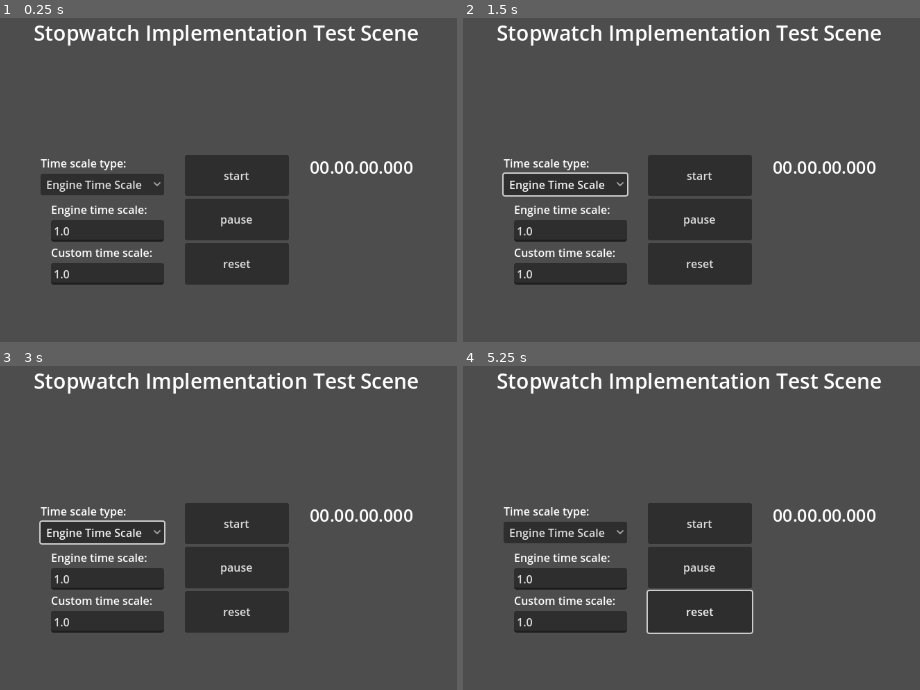
Above: before the commit, frames 1-4 (two rows, left to right).
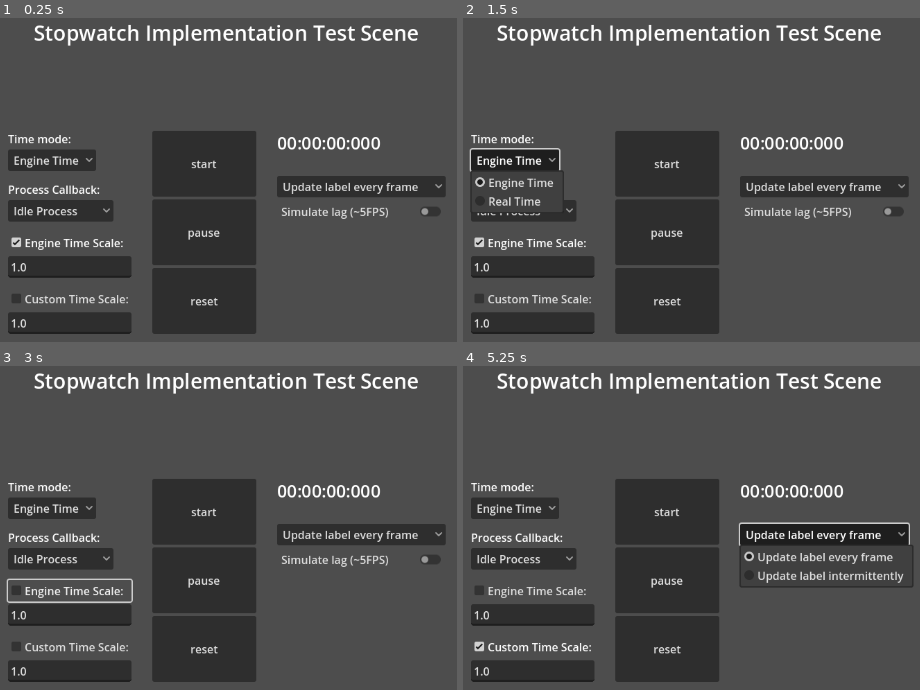
Above: after the commit, the same moments.

Repository: Tem1rnator/Godot-Stopwatch-GDScript-Implementation
Game: Godot game, scene res://src/test_scene.tscn
Two runs of this game, one before a commit and one after it. Both use one fixed random seed, a clock stepped at 60 frames per second and the inputs below.
Inputs (mouse positions are in pixels of both pictures, inside the frame that each line leads up to):
- Up to frame 1 (0.25 s): no input
- Up to frame 2 (1.5 s): click (563, 183) at 0.5 s, where only the run before the commit has a clickable "Engine Time Scale"; click (513, 160) at 1.25 s, where only the run after the commit has a clickable "Engine Time"
- Up to frame 3 (3 s): click (59, 557) at 2 s, where only the run after the commit has a clickable "Idle Process"; click (68, 589) at 2.75 s, where only the run after the commit has a clickable "Engine Time Scale:"
- Up to frame 4 (5.25 s): click "reset" at 3.5 s; click (531, 647) at 4.25 s, where only the run after the commit has a clickable "Custom Time Scale:"; click (824, 534) at 5 s, where only the run after the commit has a clickable "Update label every frame"

The runs differ from the first frame. In frame 1, 24% of the frame differs, in the area x 1-98%, y 34-98%; in frame 2, 24%; in frame 3, 25%; in frame 4, 25%, in the area x 1-99%, y 34-98%.

Commit message:
Update implementation and test_scene to adopt a hybrid approach
The implementation can now use both the delta-based approach and the timestamp-based approach.

Diff:
--- a/src/stopwatch.gd
+++ b/src/stopwatch.gd
@@ -1,14 +1,14 @@
 extends Node
 class_name Stopwatch
 ## This node allows the user to keep track of elapsed time and provides utility methods to format that time.
-## Stopwatch's time can be scaled by the Engine's time_scale, a custom time scale, or follow real-world time.
+## Stopwatch's time can be scaled by the Engine's time_scale and a custom time scale.
 
 
 ## If true, the stopwatch will start immediately when it enters the scene tree.
 @export var autostart := false
 
 ## If true, pauses the stopwatch after reset() is called.
-@export var pause_on_reset := true
+@export var pause_on_reset := false
 
 ## Determines whether the stopwatch is currently counting time.
 var paused := true:
@@ -16,32 +16,55 @@
 
 ## Total elapsed time in microseconds since the start of the stopwatch (excluding paused periods, scales with the current time scale mode).
 var elapsed_usec: float = 0:   # this variable is a float isntead of an int because of possible non-integer time scaling.
-	get = get_elapsed_usec
-
+	get = get_total_elapsed_microseconds
+
+
+## Defines the two methods used for tracking time. Both methods can still be scaled by Engine.time_scale and custom_time_scale
+enum TimeMode {
+	EngineDelta,       # Better for tracking in-game time.
+	# Delta-based approach: Tracks time by accumulating delta time every process physics frame or process frame, depending on the process_callback variable.
+	# May deviate from real-world time at very low FPS to match game slowdowns (see Node's _process() function documentation about physics spiral of death).
+
+	EngineTimestamp    # Better for tracking real-world time.
+	# Timestamp-based approach: Tracks time using a "timestamp", i.e. the value of Time.get_ticks_usec() at certain points in time.
+	# Will NOT deviate from real-world time, so it may be punishing during game slowdowns at very low FPS.
+}
+
+## The current time tracking mode
+@export var time_mode := TimeMode.EngineDelta:
+	set = set_time_mode
+
+
+## Utility variable for TimeMode.EngineTimestamp
 ## The timestamp (i.e. value returned by Time.get_ticks_usec()) that specifies the time this stopwatch was previously up to date with.
 ## This variable helps accumulate uncounted because the Stopwatch doesn't update the elapsed time every frame.
 var _latest_update_timestamp: int = Time.get_ticks_usec()
 
 
-#region Time scaling
-## Specifies how elapsed time should be scaled.
-enum TimeScaleMode {
-	EngineTimeScale,  # Scaled by Engine.time_scale
-	CustomTimeScale,  # Scaled by custom_time_scale
-	RealTimeScale     # Scaled by 1.0 (real-world time)
+## Defines two delta time accumulation methods when time_mode == EngineDelta
+enum StopwatchProcessCallback {
+	ProcessPhysics,  # Update the stopwatch every physics process frame (see Node.NOTIFICATION_INTERNAL_PHYSICS_PROCESS).
+	ProcessIdle      # Update the stopwatch every process (rendered) frame (see Node.NOTIFICATION_INTERNAL_PROCESS).
 }
 
+## Determines whether the delta time under TimeMode.EngineDelta will be accumulated during every physics process frame or process frame
+@export var process_callback := StopwatchProcessCallback.ProcessIdle:
+	set = set_process_callback
+
+
 @export_category('Time Scale')
-## Specifies which time scaling mode this stopwatch is currently using.
-@export var time_scale_mode := TimeScaleMode.EngineTimeScale
-
-## Multiplier applied to elapsed time when in CustomTimeScale mode.
+## If true, the stopwatch will scale with Engine.time_scale (can stack with custom_time_scale)
+@export var use_engine_time_scale := false
+
+## If true, the stopwatch will scale with custom_time_scale (can stack with Engine.time_scale)
+@export var use_custom_time_scale := false
+
+## Multiplier applied to elapsed time when use_custom_time_scale is true.
 @export var custom_time_scale: float = 1.0:
 	set = _set_custom_time_scale
 
 ## Cached value of Engine.time_scale. This is used to react to changes in Engine.time_scale
 var _saved_engine_time_scale: float = 1.0
-#endregion
 
 
 
@@ -52,12 +75,27 @@
 	if autostart:
 		start()
 
-
-## Check for changes to Engine.time_scale and call the _on_engine_time_scale_changed() method accordingly.
-## This is a workaround because Engine currently has no time_scale_changed signal.
+	set_process_callback(process_callback)   # enforcing current process callback
+
+
+#region process methods
 func _process(delta: float) -> void:
+	_processing(delta)
+
+
+func _physics_process(delta: float) -> void:
+	_processing(delta)
+
+
+func _processing(delta: float) -> void:
+	if time_mode == TimeMode.EngineDelta and not paused:
+		accumulate_elapsed_time_with_delta(delta)
+
+	# Check for changes to Engine.time_scale and call the _on_engine_time_scale_changed() method accordingly.
+	# This is a workaround because Engine currently has no time_scale_changed signal.
 	if Engine.time_scale != _saved_engine_time_scale:
 		_on_engine_time_scale_changed(Engine.time_scale)
+#endregion
 
 
 ## Starts the stopwatch or resumes it if it was paused.
@@ -79,9 +117,55 @@
 		paused = true
 
 
+#region Updating elapsed time
+## Updates elapsed_usec to accumulate all the uncounted time since _latest_update_timestamp.
+## Will not accumulate time if it was in a pause.
+## This method only has an effect if time_mode == TimeMode.EngineTimestamp
+func _update_elapsed_time() -> void:
+	if time_mode != TimeMode.EngineTimestamp:
+		return
+	if paused:  # not updating elapsed time since the timestamp if it's a pause timestamp
+		return
+	if Time.get_ticks_usec() == _latest_update_timestamp:
+		return
+
+	elapsed_usec += _get_elapsed_time_since_timestamp()
+
+
+## Returns the amount of time (in microseconds) since _latest_update_timestamp, adjusted by the current time scale mode.
+## Also refreshes _latest_update_timestamp to the current time.
+func _get_elapsed_time_since_timestamp() -> float:
+	var elapsed_time_since_timestamp_unscaled: int = Time.get_ticks_usec() - _latest_update_timestamp
+	_latest_update_timestamp = Time.get_ticks_usec()
+
+	var elapsed_time_since_timestamp: float = elapsed_time_since_timestamp_unscaled   # float because time_scaled can be a non-integer number
+
+	if not use_engine_time_scale:
+		elapsed_time_since_timestamp *= Engine.time_scale
+	if use_custom_time_scale:
+		elapsed_time_since_timestamp *= custom_time_scale
+
+	return elapsed_time_since_timestamp
+
+
+## Method that accumulates elapsed time using delta
+## Used only when time_mode == TimeMode.EngineDelta
+func accumulate_elapsed_time_with_delta(delta: float) -> void:
+	var scaled_delta := delta * 1_000_000  # converting to microseconds
+
+	if not use_engine_time_scale:
+		scaled_delta *= Engine.time_scale
+	if use_custom_time_scale:
+		scaled_delta *= custom_time_scale
+
+	elapsed_usec += scaled_delta
+#endregion
+
+
+#region Setters
 ## Setter for paused.
 func _set_paused(new_pause_state: bool) -> void:
-	if paused == new_pause_state:   # doing nothing when paused is set to the same state
+	if paused == new_pause_state:   # doing nothing when paused doesn't change
 		return
 
 	if new_pause_state:
@@ -94,33 +178,26 @@
 		paused = false
 
 
-#region Updating elapsed time
-## Updates elapsed_usec to accumulate all the uncounted time since _latest_update_timestamp.
-## Will not accumulate time if it was in a pause.
-func _update_elapsed_time() -> void:
-	if paused:   # not updating elapsed time since the timestamp if it's a pause timestamp
-		return
-
-	elapsed_usec += _get_elapsed_time_since_timestamp()
-
-
-## Returns the amount of time (in microseconds) since _latest_update_timestamp, adjusted by the current time scale mode.
-## Also refreshes _latest_update_timestamp to the current time.
-func _get_elapsed_time_since_timestamp() -> float:
-	var elapsed_time_since_timestamp_unscaled: int = Time.get_ticks_usec() - _latest_update_timestamp
-	_latest_update_timestamp = Time.get_ticks_usec()
-
-	var elapsed_time_since_timestamp: float   # float because time_scaled can be a non-integer number
-
-	match time_scale_mode:
-		TimeScaleMode.EngineTimeScale:
-			elapsed_time_since_timestamp = _saved_engine_time_scale * elapsed_time_since_timestamp_unscaled
-		TimeScaleMode.CustomTimeScale:
-			elapsed_time_since_timestamp = custom_time_scale * elapsed_time_since_timestamp_unscaled
-		TimeScaleMode.RealTimeScale:
-			elapsed_time_since_timestamp = 1 * elapsed_time_since_timestamp_unscaled
-
-	return elapsed_time_since_timestamp
+## Setter for time_mode
+func set_time_mode(new_mode: TimeMode) -> void:
+	if time_mode == TimeMode.EngineTimestamp and new_mode == TimeMode.EngineDelta:
+		_update_elapsed_time()
+	if time_mode == TimeMode.EngineDelta and new_mode == TimeMode.EngineTimestamp:
+		_latest_update_timestamp = Time.get_ticks_usec()
+
+	time_mode = new_mode
+
+
+## Setter for process_callback
+func set_process_callback(new_process_callback: StopwatchProcessCallback) -> void:
+	process_callback = new_process_callback
+
+	if process_callback == StopwatchProcessCallback.ProcessPhysics:
+		set_physics_process(true)
+		set_process(false)
+	elif process_callback == StopwatchProcessCallback.ProcessIdle:
+		set_physics_process(false)
+		set_process(true)
 #endregion
 
 
@@ -141,8 +218,9 @@
 #region Total time methods
 ## Returns the total elapsed time in microseconds.
 ## Also makes sure the elapsed_usec is up to date before returning. All other get_total_* methods below work the same way.
-func get_elapsed_usec() -> float:
-	if not paused and _latest_update_timestamp != Time.get_ticks_usec():   # only updating elapsed time if Stopwatch isn't paused and the timestamp isn't up to date
+func get_total_elapsed_microseconds() -> float:
+   # only updating elapsed time if Stopwatch isn't paused and the timestamp isn't up to date
+	if time_mode == TimeMode.EngineTimestamp and not paused and _latest_update_timestamp != Time.get_ticks_usec():
 		elapsed_usec += _get_elapsed_time_since_timestamp()
 
 	return elapsed_usec
@@ -201,7 +279,7 @@
 
 ## Returns a formatted elapsed time string in hh:mm:ss or hh:mm:ss:ms format.
 ## Optionally, a custom delimiter can be passed as a parameter (default is ':').
-func get_time_string(display_milliseconds := false, delimiter := ':') -> String:
+func get_time_string(display_milliseconds := true, delimiter := ':') -> String:
 	var time_dict_strings = get_time_dict_strings()
 
 	var result: String = time_dict_strings["hours_padded"] + delimiter
--- a/src/test_scene.gd
+++ b/src/test_scene.gd
@@ -5,8 +5,22 @@
 @export var time_label: Label
 
 
+var is_lag_on := false
+
+
+enum UpdateLabelMode {
+	EveryFrame,
+	Intermittently
+}
+var update_label_mode := UpdateLabelMode.EveryFrame
+
+
 func _process(delta: float) -> void:
-	time_label.text = stopwatch.get_time_string(true, '.')
+	if update_label_mode == UpdateLabelMode.EveryFrame:
+		time_label.text = stopwatch.get_time_string()
+
+	if is_lag_on:
+		OS.delay_msec(200)
 
 
 #region Buttons
@@ -22,8 +36,12 @@
 
 
 #region Time Scale
-func _on_time_scale_option_button_item_selected(index: int) -> void:
-	stopwatch.time_scale_mode = index as Stopwatch.TimeScaleMode
+func _on_engine_time_scale_check_box_toggled(toggled_on: bool) -> void:
+	stopwatch.use_engine_time_scale = toggled_on
+
+
+func _on_custom_time_scale_check_box_toggled(toggled_on: bool) -> void:
+	stopwatch.use_custom_time_scale = toggled_on
 
 
 func _on_engine_time_scale_line_edit_text_changed(new_text: String) -> void:
@@ -35,3 +53,25 @@
 	if new_text.is_valid_float():
 		stopwatch.custom_time_scale = new_text.to_float()
 #endregion
+
+
+func _on_time_mode_option_button_item_selected(index: int) -> void:
+	stopwatch.time_mode = index as Stopwatch.TimeMode
+
+
+func _on_process_callback_option_button_item_selected(index: int) -> void:
+	stopwatch.process_callback = index as Stopwatch.StopwatchProcessCallback
+
+
+func _on_simulate_lag_check_button_toggled(toggled_on: bool) -> void:
+	is_lag_on = toggled_on
+
+
+
+func _on_timer_timeout() -> void:
+	if update_label_mode == UpdateLabelMode.Intermittently:
+		time_label.text = stopwatch.get_time_string()
+
+
+func _on_option_button_item_selected(index: int) -> void:
+	update_label_mode = index as UpdateLabelMode
--- a/src/test_scene.tscn
+++ b/src/test_scene.tscn
@@ -19,6 +19,10 @@
 script = ExtResource("1_uhqqe")
 stopwatch = NodePath("Stopwatch")
 time_label = NodePath("ContentHBox/TextVBox/TimeLabel")
+
+[node name="Timer" type="Timer" parent="."]
+wait_time = 0.3
+autostart = true
 
 [node name="Stopwatch" parent="." instance=ExtResource("2_ia1lp")]
 
@@ -42,54 +46,72 @@
 anchor_top = 0.5
 anchor_right = 0.5
 anchor_bottom = 0.5
-offset_left = -102.0
-offset_top = -90.0
-offset_right = 102.0
-offset_bottom = 90.0
+offset_left = -256.0
+offset_top = -111.0
+offset_right = 256.0
+offset_bottom = 147.0
 grow_horizontal = 2
 grow_vertical = 2
 theme_override_constants/separation = 30
 
 [node name="VBoxContainer" type="VBoxContainer" parent="ContentHBox"]
 layout_mode = 2
+theme_override_constants/separation = 15
 
-[node name="Label3" type="Label" parent="ContentHBox/VBoxContainer"]
+[node name="TimeMode" type="VBoxContainer" parent="ContentHBox/VBoxContainer"]
 layout_mode = 2
-text = "Time scale type:"
 
-[node name="TimeScaleOptionButton" type="OptionButton" parent="ContentHBox/VBoxContainer"]
+[node name="TimeModeLabel" type="Label" parent="ContentHBox/VBoxContainer/TimeMode"]
+layout_mode = 2
+text = "Time mode:"
+
+[node name="TimeModeOptionButton" type="OptionButton" parent="ContentHBox/VBoxContainer/TimeMode"]
 layout_mode = 2
 size_flags_horizontal = 0
 selected = 0
-item_count = 3
-popup/item_0/text = "Engine Time Scale"
+item_count = 2
+popup/item_0/text = "Engine Time"
 popup/item_0/id = 0
-popup/item_1/text = "Custom Time Scale"
+popup/item_1/text = "Real Time"
 popup/item_1/id = 1
-popup/item_2/text = "Real Time Scale"
-popup/item_2/id = 2
 
-[node name="Margin" type="MarginContainer" parent="ContentHBox/VBoxContainer"]
-layout_mode = 2
-theme_override_constants/margin_left = 15
-theme_override_constants/margin_top = 5
-
-[node name="VBoxContainer" type="VBoxContainer" parent="ContentHBox/VBoxContainer/Margin"]
+[node name="ProcessCallback" type="VBoxContainer" parent="ContentHBox/VBoxContainer"]
 layout_mode = 2
 
-[node name="Label" type="Label" parent="ContentHBox/VBoxContainer/Margin/VBoxContainer"]
+[node name="ProcessCallbackLabel" type="Label" parent="ContentHBox/VBoxContainer/ProcessCallback"]
 layout_mode = 2
-text = "Engine time scale:"
+text = "Process Callback:"
 
-[node name="EngineTimeScaleLineEdit" type="LineEdit" parent="ContentHBox/VBoxContainer/Margin/VBoxContainer"]
+[node name="ProcessCallbackOptionButton" type="OptionButton" parent="ContentHBox/VBoxContainer/ProcessCallback"]
+layout_mode = 2
+size_flags_horizontal = 0
+selected = 1
+item_count = 2
+popup/item_0/text = "Physics Process"
+popup/item_0/id = 0
+popup/item_1/text = "Idle Process"
+popup/item_1/id = 1
+
+[node name="EngineTimeScale" type="VBoxContainer" parent="ContentHBox/VBoxContainer"]
+layout_mode = 2
+
+[node name="EngineTimeScaleCheckBox" type="CheckBox" parent="ContentHBox/VBoxContainer/EngineTimeScale"]
+layout_mode = 2
+button_pressed = true
+text = "Engine Time Scale:"
+
+[node name="EngineTimeScaleLineEdit" type="LineEdit" parent="ContentHBox/VBoxContainer/EngineTimeScale"]
 layout_mode = 2
 text = "1.0"
 
-[node name="Label2" type="Label" parent="ContentHBox/VBoxContainer/Margin/VBoxContainer"]
+[node name="CustomTimeScale" type="VBoxContainer" parent="ContentHBox/VBoxContainer"]
 layout_mode = 2
-text = "Custom time scale:"
 
-[node name="CustomTimeScaleLineEdit" type="LineEdit" parent="ContentHBox/VBoxContainer/Margin/VBoxContainer"]
+[node name="CustomTimeScaleCheckBox" type="CheckBox" parent="ContentHBox/VBoxContainer/CustomTimeScale"]
+layout_mode = 2
+text = "Custom Time Scale:"
+
+[node name="CustomTimeScaleLineEdit" type="LineEdit" parent="ContentHBox/VBoxContainer/CustomTimeScale"]
 layout_mode = 2
 text = "1.0"
 
@@ -115,15 +137,39 @@
 
 [node name="TextVBox" type="VBoxContainer" parent="ContentHBox"]
 layout_mode = 2
+theme_override_constants/separation = 5
 
 [node name="TimeLabel" type="Label" parent="ContentHBox/TextVBox"]
 layout_mode = 2
 text = "00:00:00"
 label_settings = SubResource("LabelSettings_sasra")
 
-[connection signal="item_selected" from="ContentHBox/VBoxContainer/TimeScaleOptionButton" to="." method="_on_time_scale_option_button_item_selected"]
-[connection signal="text_changed" from="ContentHBox/VBoxContainer/Margin/VBoxContainer/EngineTimeScaleLineEdit" to="." method="_on_engine_time_scale_line_edit_text_changed"]
-[connection signal="text_changed" from="ContentHBox/VBoxContainer/Margin/VBoxContainer/CustomTimeScaleLineEdit" to="." method="_on_custom_time_scale_line_edit_text_changed"]
+[node name="Control" type="Control" parent="ContentHBox/TextVBox"]
+custom_minimum_size = Vector2(0, 20)
+layout_mode = 2
+
+[node name="OptionButton" type="OptionButton" parent="ContentHBox/TextVBox"]
+layout_mode = 2
+selected = 0
+item_count = 2
+popup/item_0/text = "Update label every frame"
+popup/item_0/id = 0
+popup/item_1/text = "Update label intermittently"
+popup/item_1/id = 1
+
+[node name="SimulateLagCheckButton" type="CheckButton" parent="ContentHBox/TextVBox"]
+layout_mode = 2
+text = "Simulate lag (~5FPS)"
+
+[connection signal="timeout" from="Timer" to="." method="_on_timer_timeout"]
+[connection signal="item_selected" from="ContentHBox/VBoxContainer/TimeMode/TimeModeOptionButton" to="." method="_on_time_mode_option_button_item_selected"]
+[connection signal="item_selected" from="ContentHBox/VBoxContainer/ProcessCallback/ProcessCallbackOptionButton" to="." method="_on_process_callback_option_button_item_selected"]
+[connection signal="toggled" from="ContentHBox/VBoxContainer/EngineTimeScale/EngineTimeScaleCheckBox" to="." method="_on_engine_time_scale_check_box_toggled"]
+[connection signal="text_changed" from="ContentHBox/VBoxContainer/EngineTimeScale/EngineTimeScaleLineEdit" to="." method="_on_engine_time_scale_line_edit_text_changed"]
+[connection signal="toggled" from="ContentHBox/VBoxContainer/CustomTimeScale/CustomTimeScaleCheckBox" to="." method="_on_custom_time_scale_check_box_toggled"]
+[connection signal="text_changed" from="ContentHBox/VBoxContainer/CustomTimeScale/CustomTimeScaleLineEdit" to="." method="_on_custom_time_scale_line_edit_text_changed"]
 [connection signal="pressed" from="ContentHBox/ButtonsVBox/StartButton" to="." method="_on_start_button_pressed"]
 [connection signal="pressed" from="ContentHBox/ButtonsVBox/PauseButton" to="." method="_on_pause_button_pressed"]
 [connection signal="pressed" from="ContentHBox/ButtonsVBox/ResetButton" to="." method="_on_reset_button_pressed"]
+[connection signal="item_selected" from="ContentHBox/TextVBox/OptionButton" to="." method="_on_option_button_item_selected"]
+[connection signal="toggled" from="ContentHBox/TextVBox/SimulateLagCheckButton" to="." method="_on_simulate_lag_check_button_toggled"]
